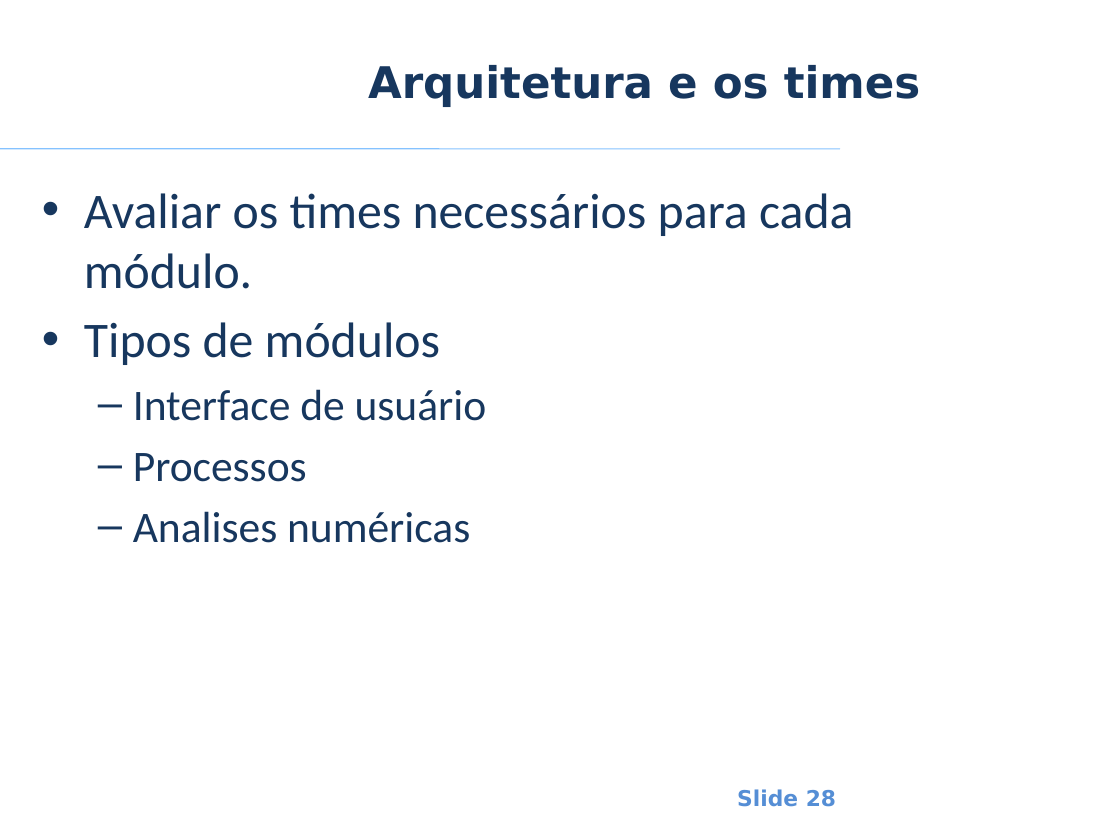
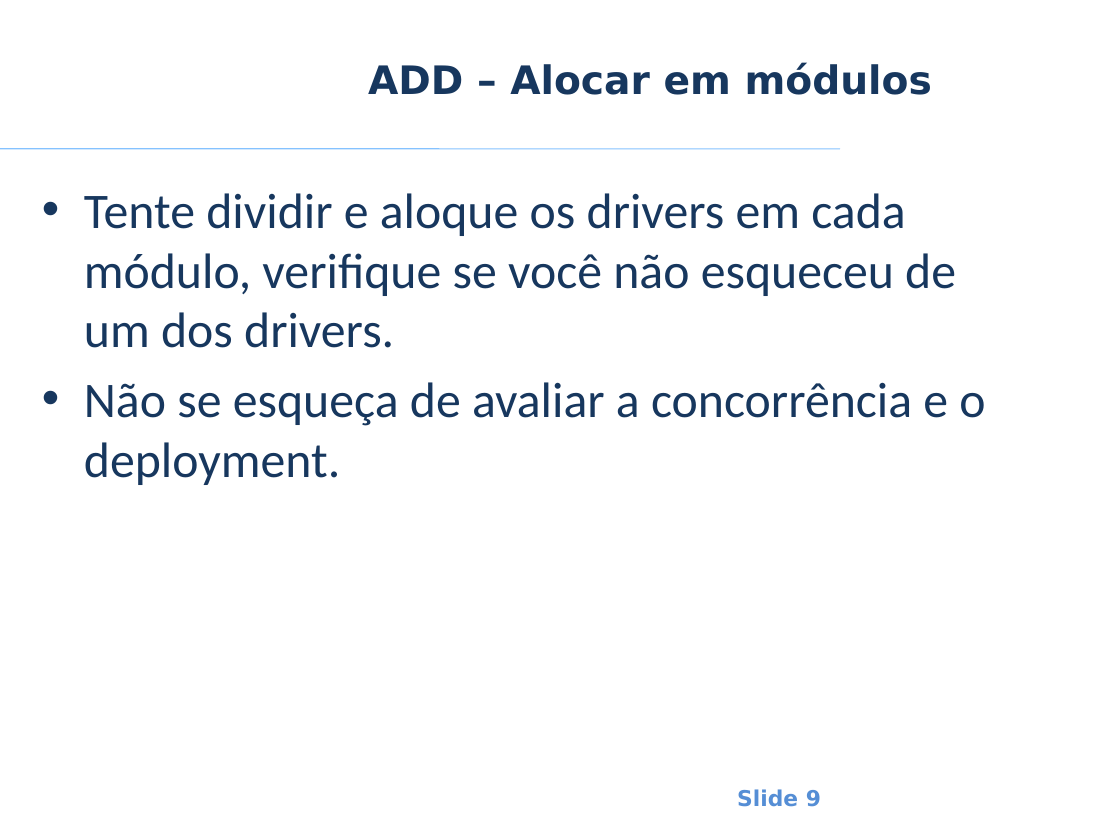
Before and after one commit to smrpuc/pos-fit-es10, a slide deck: slide 9 of Material Aulas/Arquitetura de Software/Aulas/ES - AS - Anderson Hummel - Aula 3 - 1 - Desenhando a Arquitetura - Attribute-Driven Design.pptx (slide 28 before the commit). Drawn at 1120x840 pixels with LibreOffice and Linux fonts; fonts in the diff are those of the drawing; background and template pictures are left out. Boxes give left, top, right and bottom in pixels: in the first picture for what was removed or moved away, otherwise in the second. Text is boxed around its words. In the diff, an @@ line names an element or a change of style, - is before the commit and + after.

Commit message:
Atualização de matéria de arquitetura

```diff
--- a/Material Aulas/Arquitetura de Software/Aulas/ES - AS - Anderson Hummel - Aula 3 - 1 - Desenhando a Arquitetura - Attribute-Driven Design.pptx
+++ b/Material Aulas/Arquitetura de Software/Aulas/ES - AS - Anderson Hummel - Aula 3 - 1 - Desenhando a Arquitetura - Attribute-Driven Design.pptx
@@ title at (368, 62, 932, 95): text changed; size 28 to 25.2 pt @@
-Arquitetura e os times
+ADD – Alocar em módulos
@@ text at (84, 193, 985, 485): text changed @@
-• Avaliar os times necessários para cada módulo.
-• Tipos de módulos
-  – Interface de usuário
-  – Processos
-  – Analises numéricas
+• Tente dividir e aloque os drivers em cada módulo, verifique se você não esqueceu de um dos drivers.
+• Não se esqueça de avaliar a concorrência e o deployment.
@@ page number at (737, 789, 821, 807): text changed @@
-Slide 28
+Slide 9
```
Also in this commit, not shown: 5 other slides changed, 5 slides added, 20 slides removed, 1 other file.
